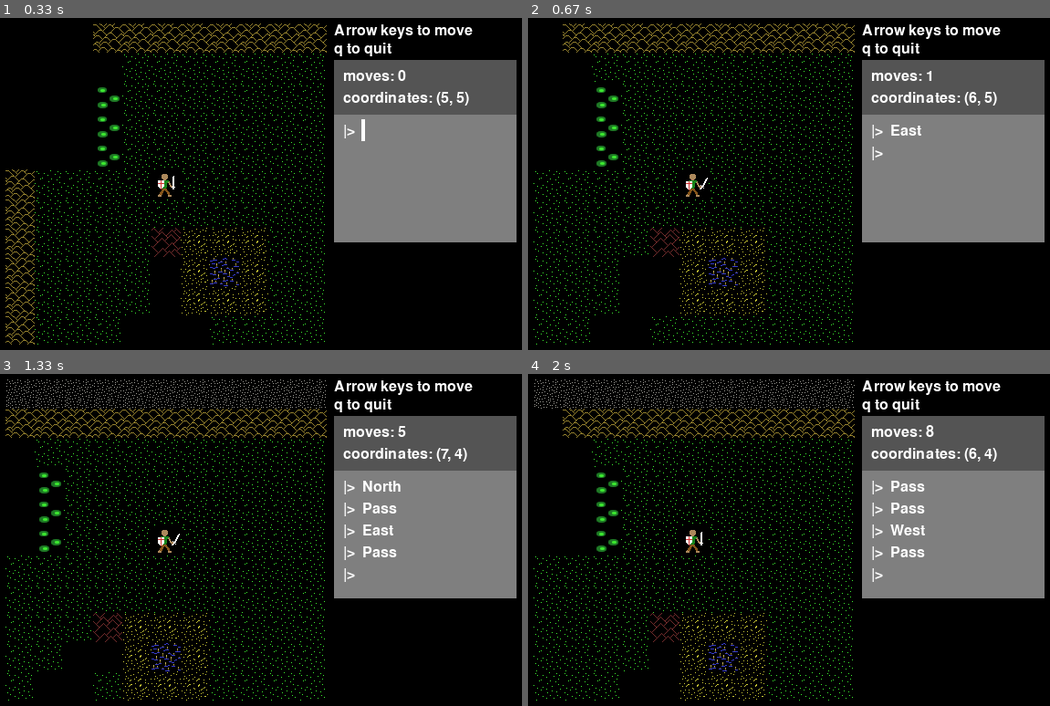
Above: before the commit, frames 1-4 (two rows, left to right).
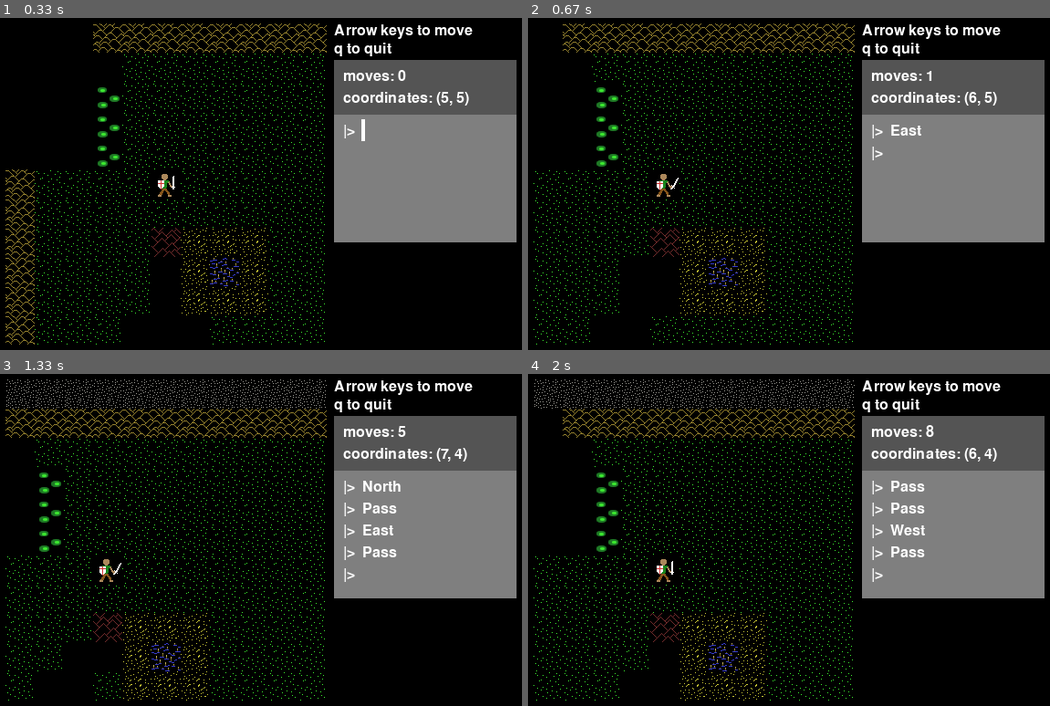
Above: after the commit, the same moments.

Repository: josh-reynolds/Python
Game: pygame game, started from pygame/nulltima/demo.py
The game is run twice, just before and just after one commit, with the same random seed, the same clock (stepped at 60 frames per second) and the same inputs.
Inputs:
- Up to frame 1 (0.33 s): no input
- Up to frame 2 (0.67 s): hold Right from 0.33 s (still down)
- Up to frame 3 (1.33 s): release Right at 0.8 s; hold Up 0.83-1.13 s; tap Space at 0.9, 1.23 s; hold Right from 1.17 s (still down)
- Up to frame 4 (2 s): tap Space at 1.53, 1.73 s; release Right at 1.63 s; hold Left from 1.67 s (still down)

Frame 1 is identical in both runs. In frame 2, 0.3% of the frame differs, in the area x 23-35%, y 45-55%; in frame 3, 0.3%; in frame 4, 0.3%.

Commit message:
Changing player to hold world coordinates rather than screen coordinates - sprite not yet moving properly, needs additional work

Diff:
--- a/pygame/nulltima/grid.py
+++ b/pygame/nulltima/grid.py
@@ -25,7 +25,7 @@
 
         Game.level.nodes.append(self)
         Game.level.grid = self
-        Game.level.player = player(self.to_screen(self.center))
+        Game.level.player = player(self.to_world(self.center), Game.level)
 
     def __getitem__(self, index):
         return self.world.get_cell(index[1] + self.offset[1],
--- a/pygame/nulltima/player.py
+++ b/pygame/nulltima/player.py
@@ -5,8 +5,9 @@
 class Player:
     images = []
 
-    def __init__(self, coordinate):
+    def __init__(self, coordinate, level):
         self.pos = coordinate
+        self.level = level
         if not Player.images:
             Player.images = [pygame.image.load("./images/player_0.png"),
                              pygame.image.load("./images/player_1.png")]
@@ -23,17 +24,19 @@
                 self.current_image = 0
 
     def draw(self):
-        game.Game.screen.blit(Player.images[self.current_image], self.pos)
+        grid_coord = self.level.grid.from_world(self.pos)
+        screen_coord = self.level.grid.to_screen(grid_coord)
+        game.Game.screen.blit(Player.images[self.current_image], screen_coord)
 
     def move(self, dx, dy):
         pass
 
-def player(coordinate):
-    return Player(coordinate)
+def player(coordinate, level):
+    return Player(coordinate, level)
 
 class PlayerTestCase(unittest.TestCase):
     def setUp(self):
-        self.p = player((100,100))
+        self.p = player((100,100), None)
 
     def test_constructing_a_player(self):
         pass
